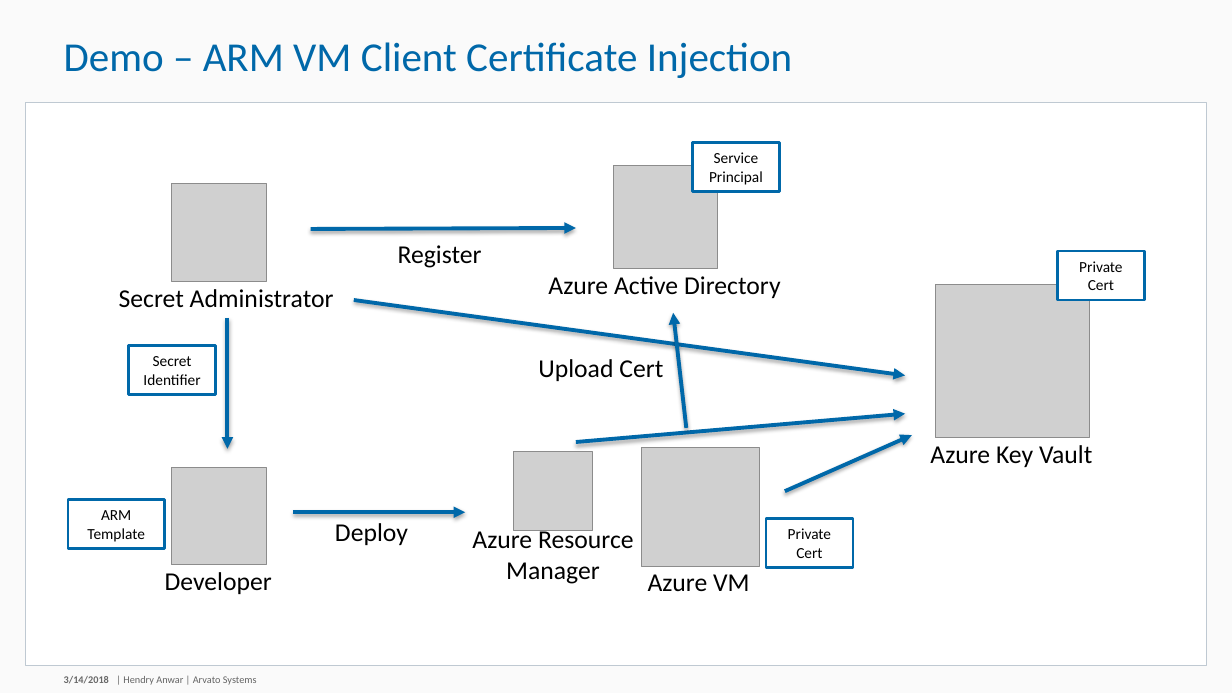
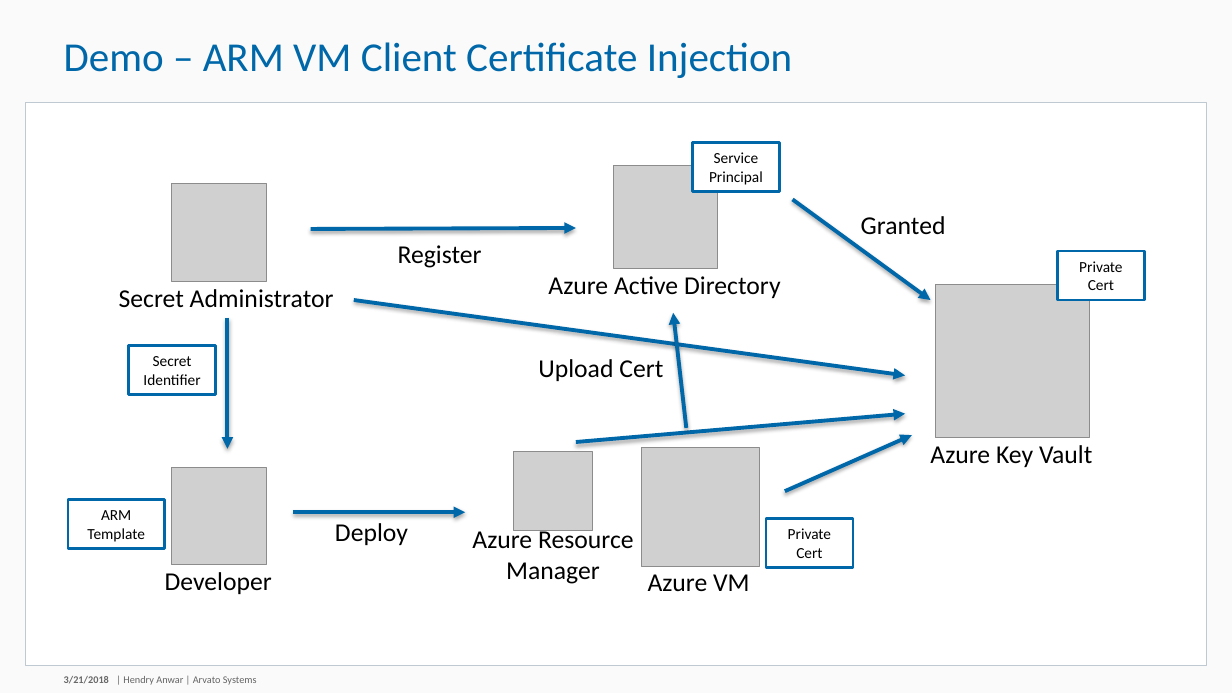
Before and after one commit to hendryanw/devcon-secure-access-keyvault-secrets, a slide deck: slide 10 of Securely Access Secrets within Azure Key Vault.pptx. Drawn at 1232x693 pixels with LibreOffice and Linux fonts; fonts in the diff are those of the drawing; grey boxes stand for pictures; background and template pictures are left out. Boxes give left, top, right and bottom in pixels: in the first picture for what was removed or moved away, otherwise in the second. Text is boxed around its words. In the diff, an @@ line names an element or a change of style, - is before the commit and + after.

Commit message:
Small update to the presentation and the commands text.

```diff
--- a/Securely Access Secrets within Azure Key Vault.pptx
+++ b/Securely Access Secrets within Azure Key Vault.pptx
@@ arrow added from (792, 199) to (930, 300), #0068A9 3 pt @@
@@ text added at (x1=861, y1=216, x2=946, y2=234), 20 pt, text #000000 @@
+Granted
@@ text at (x1=64, y1=676, x2=109, y2=684): text changed @@
-3/14/2018
+3/21/2018
```
Also in this commit, not shown: 11 other slides changed, 2 other files.
